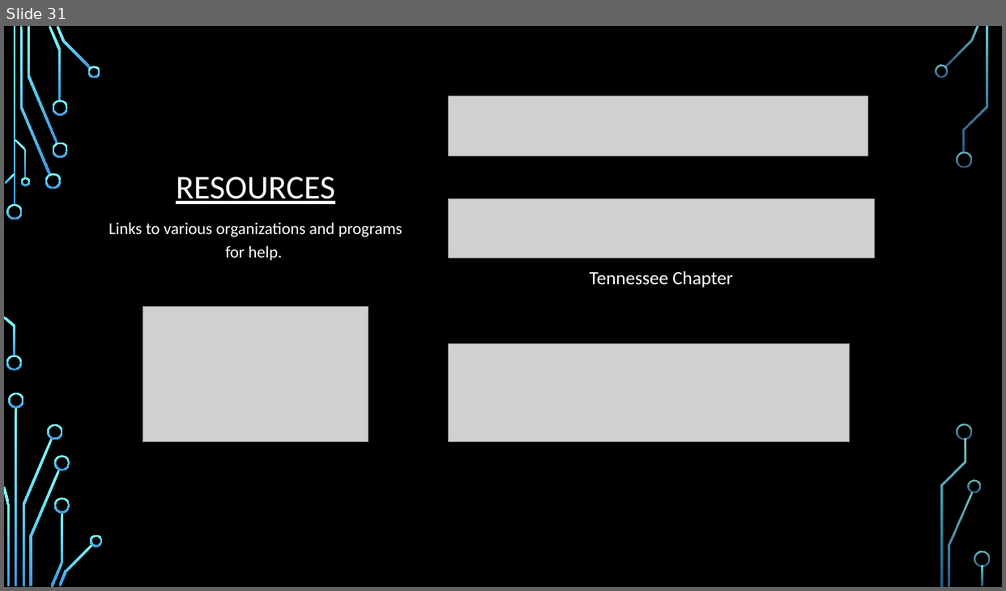
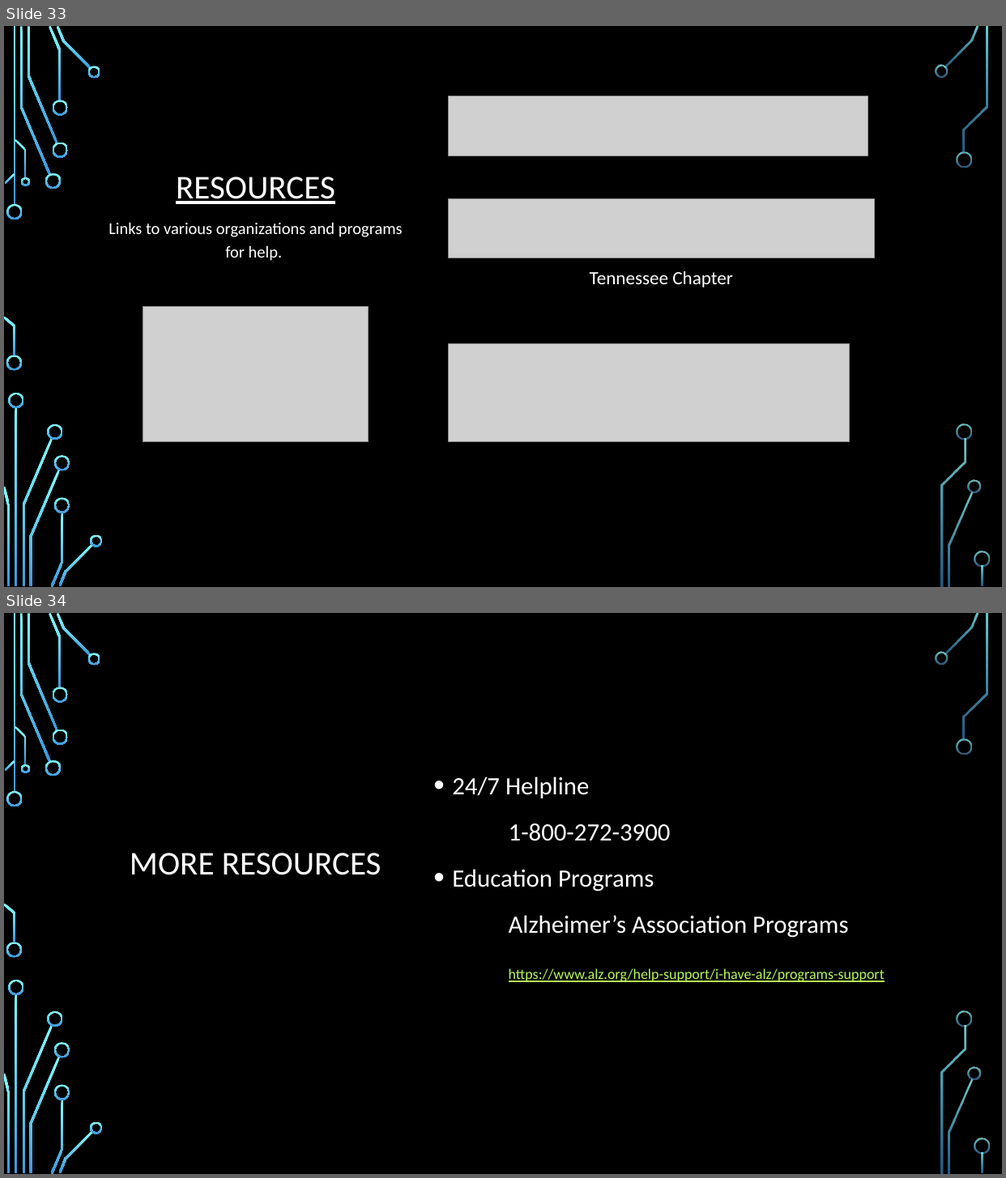
Before and after one commit to MrBardot/Trends-in-Alzheimers-Disease-Fatalities-in-the-United-States-and-Tennessee-from-1999-2018.-, a slide deck: Presentation/Alzheimer’s Disease Trends in the United States.pptx. Shown one above the other, each under a label of ours: slide 31 before the commit, slides 33 and 34 after it. The pictures are 1006x591 and 1006x1178 pixels, drawn with LibreOffice and Linux fonts; fonts in the diff are those of the drawing; grey boxes stand for pictures; background and template pictures are left out. Boxes give left, top, right and bottom in pixels: in the first picture for what was removed or moved away, otherwise in the second. Text is boxed around its words. In the diff, an @@ line names an element or a change of style, - is before the commit and + after.

Commit message:
added final slides and resources

```diff
--- a/Presentation/Alzheimer’s Disease Trends in the United States.pptx
+++ b/Presentation/Alzheimer’s Disease Trends in the United States.pptx
@@ slide 34 added at (4,613,1002,1174), background picture (left out); not listed: 36 template elements that a slide beside it also shows @@
@@ text added at (452,777,884,982), 24 pt, text #FFFFFF @@
+• 24/7 Helpline
+1-800-272-3900
+• Education Programs
+Alzheimer’s Association Programs
+https://www.alz.org/help-support/i-have-alz/programs-support
@@ title added at (130,853,381,875), 32 pt, text #FFFFFF @@
+MORE RESOURCES
@@ what was slide 31 is now slide 33 @@
```
Also in this commit, not shown: 1 slide changed, 3 other slides added, 1 slide removed.
